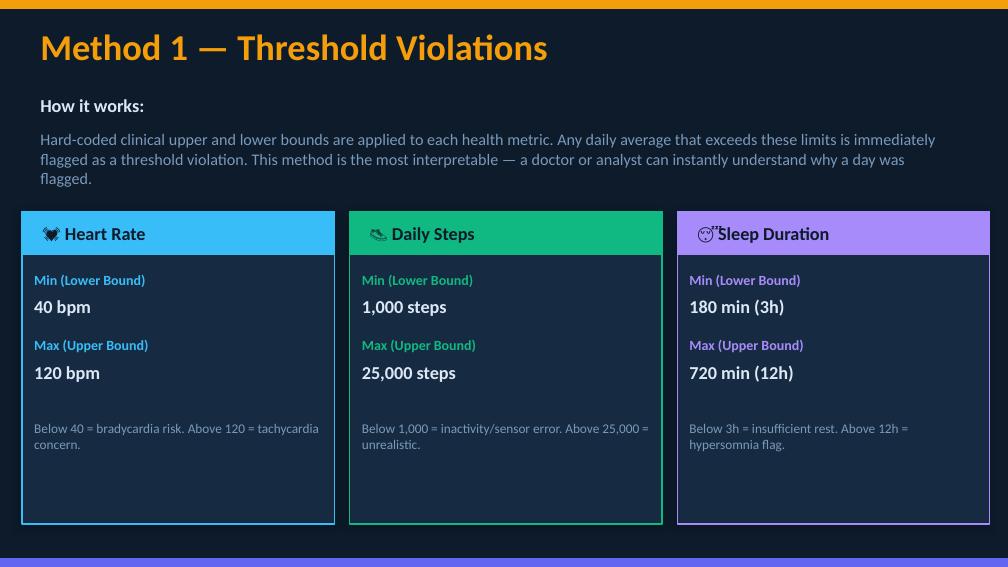
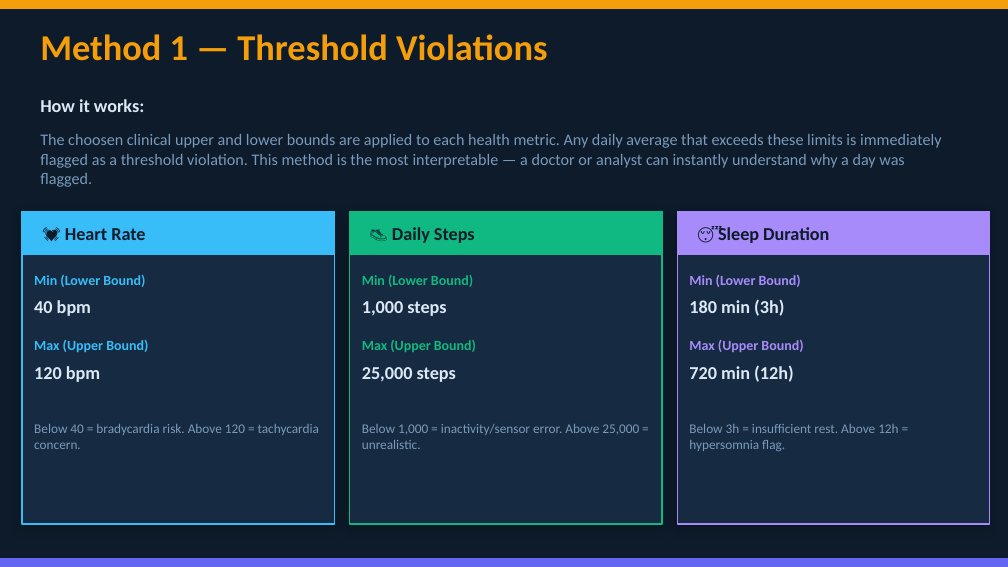
Before and after one commit to Thejomayie09/FitPulse-Health-Anomaly-Detection-from-Fitness-Devices-1, a slide deck: slide 19 of Documentation/Fitpulse_Documentation_final.pptx (slide 21 before the commit). Drawn at 1008x567 pixels with LibreOffice and Linux fonts; fonts in the diff are those of the drawing. Boxes give left, top, right and bottom in pixels: in the first picture for what was removed or moved away, otherwise in the second. Text is boxed around its words. In the diff, an @@ line names an element or a change of style, - is before the commit and + after.

```diff
--- a/Documentation/Fitpulse_Documentation_final.pptx
+++ b/Documentation/Fitpulse_Documentation_final.pptx
@@ text at <box>40,134,941,187</box>: text changed @@
-Hard-coded clinical upper and lower bounds are applied to each health metric. Any daily average that exceeds these limits is immediately flagged as a threshold violation. This method is the most interpretable — a doctor or analyst can instantly understand why a day was flagged.
+The choosen clinical upper and lower bounds are applied to each health metric. Any daily average that exceeds these limits is immediately flagged as a threshold violation. This method is the most interpretable — a doctor or analyst can instantly understand why a day was flagged.
```
Also in this commit, not shown: 5 other slides changed, 5 slides added, 11 slides removed, 1 other file.
